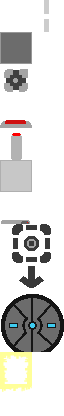
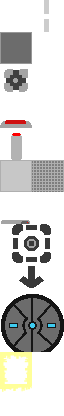
Comparing the layer stacks of the two 64px x 416px images. Changes:
added layer "Capa pegada" above "tiles2.png" over [32, 160, 64, 192]
